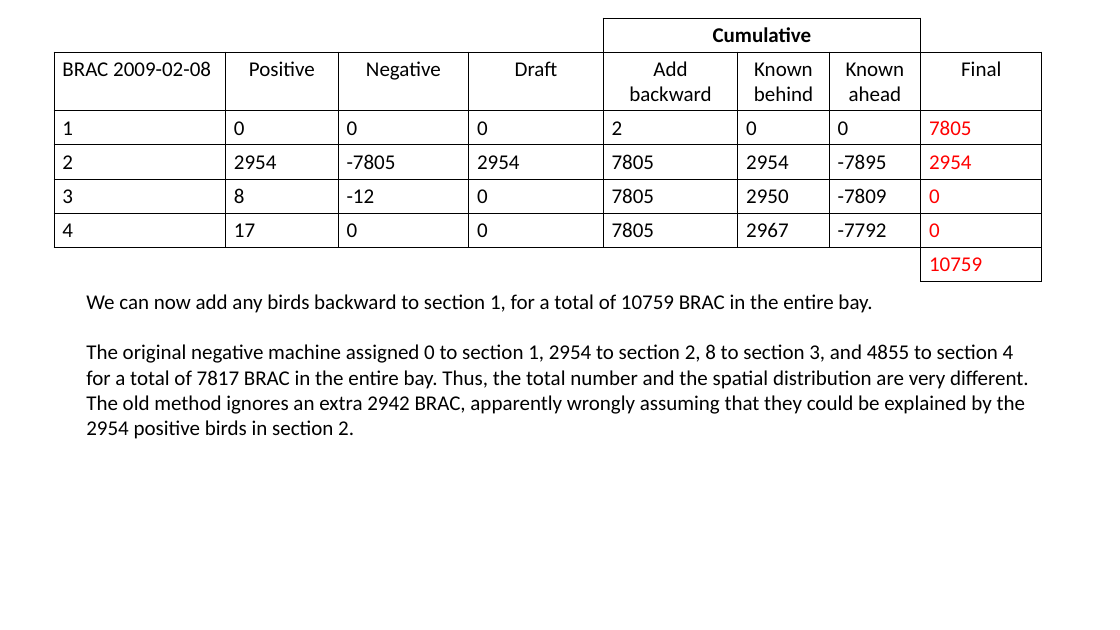
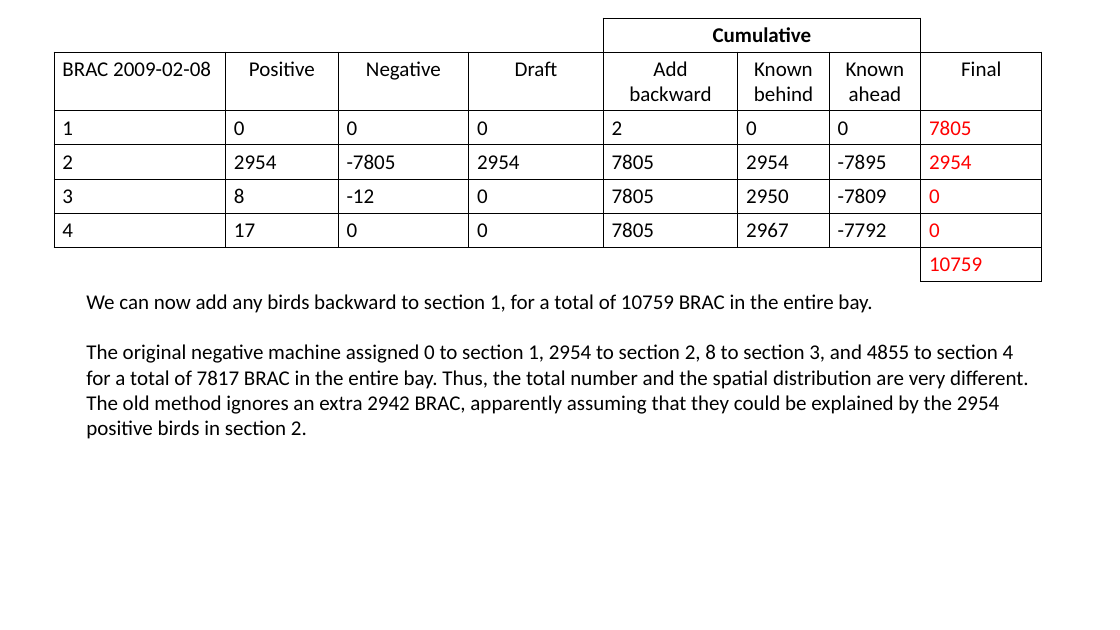
Before and after one commit to scottfjennings/ACR_waterbird_data_management, a slide deck: slide 12 of new_negative_logic_examples.pptx. Drawn at 1120x630 pixels with LibreOffice and Linux fonts; fonts in the diff are those of the drawing. Boxes give left, top, right and bottom in pixels: in the first picture for what was removed or moved away, otherwise in the second. Text is boxed around its words. In the diff, an @@ line names an element or a change of style, - is before the commit and + after.

```diff
--- a/new_negative_logic_examples.pptx
+++ b/new_negative_logic_examples.pptx
@@ text at [86, 344, 1029, 439]: text changed @@
-The original negative machine assigned 0 to section 1, 2954 to section 2, 8 to section 3, and 4855 to section 4 for a total of 7817 BRAC in the entire bay. Thus, the total number and the spatial distribution are very different. The old method ignores an extra 2942 BRAC, apparently wrongly assuming that they could be explained by the 2954 positive birds in section 2.
+The original negative machine assigned 0 to section 1, 2954 to section 2, 8 to section 3, and 4855 to section 4 for a total of 7817 BRAC in the entire bay. Thus, the total number and the spatial distribution are very different. The old method ignores an extra 2942 BRAC, apparently assuming that they could be explained by the 2954 positive birds in section 2.
```
Also in this commit, not shown: 19 other slides changed, 1 other file.
